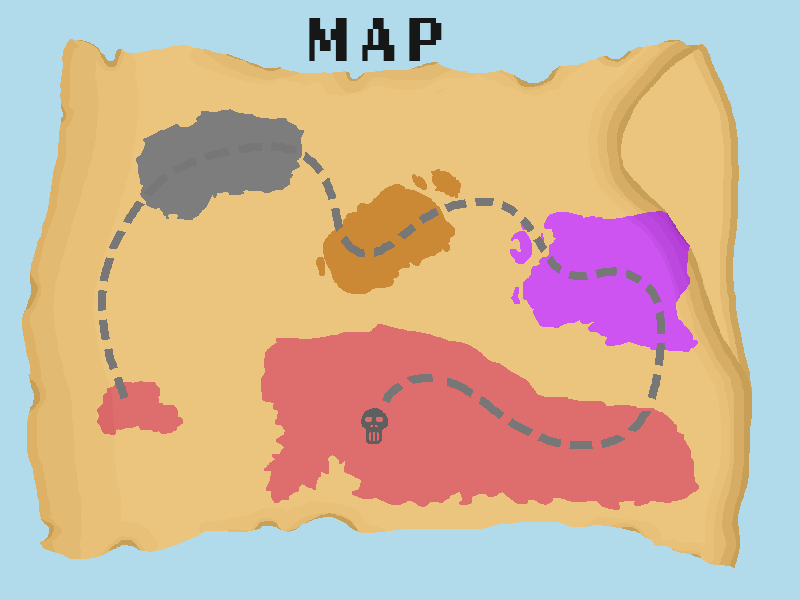
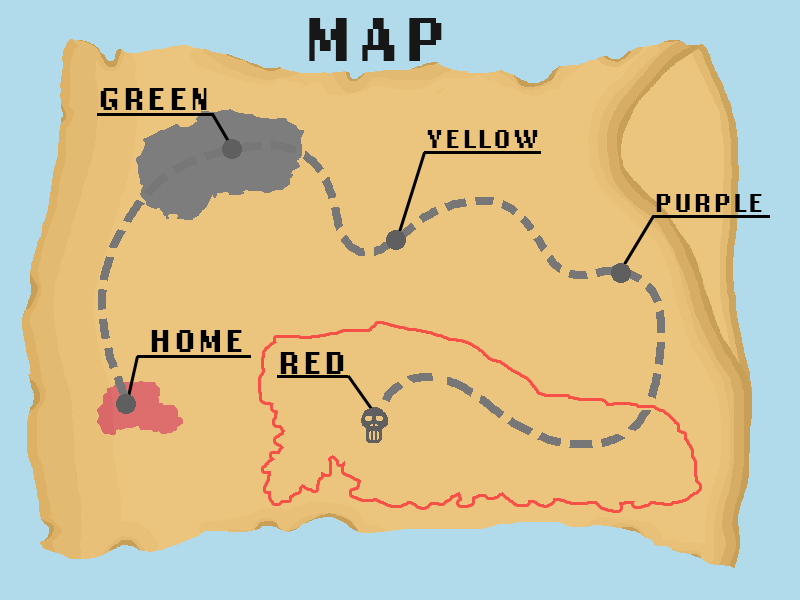
Comparing the layer stacks of the two 800 x 600 images. Changes:
renamed "PATH" to "path FULL", painted on it over 98, 139, 665, 449
added group "RED Indic" with 3 layers above "PURPLE Indic" over 277, 352, 375, 413
added layer "RED" in group "RED Indic" over 280, 352, 344, 374
added layer "Line 2" (1st of 5, in "RED Indic") in group "RED Indic" over 347, 375, 375, 413
added group "PURPLE Indic" with 3 layers above "YELLOW Indic" over 616, 194, 770, 277
added layer "PURPLE" in group "PURPLE Indic" over 656, 194, 762, 212
added layer "Line 2" (2nd of 5, in "PURPLE Indic") in group "PURPLE Indic" over 616, 215, 655, 277
added group "YELLOW Indic" with 3 layers above "GREEN Indic" over 396, 130, 541, 239
added layer "YELLOW" in group "YELLOW Indic" over 427, 130, 538, 148
added layer "Line 2" (3rd of 5, in "YELLOW Indic") in group "YELLOW Indic" over 396, 152, 426, 239
added group "GREEN Indic" with 3 layers above "HOME indic" over 97, 88, 235, 151
added layer "GREEN" in group "GREEN Indic" over 100, 88, 207, 110
added layer "Line 2" (4th of 5, in "GREEN Indic") in group "GREEN Indic" over 211, 113, 235, 151
added group "HOME indic" with 3 layers above "Boss" over 125, 330, 251, 406
added layer "Line 2" (5th of 5, in "HOME indic") in group "HOME indic" over 125, 356, 139, 406
added layer "HOME" in group "HOME indic" over 151, 330, 242, 352
added group "errything" with 10 layers over 97, 88, 770, 513
moved "map top cover" into group "errything", painted on it over 643, 194, 715, 288
moved "Purple" into group "errything" over 510, 211, 698, 352
moved "'yellow'" into group "errything" over 316, 169, 461, 294
moved "Start" into group "errything" over 115, 381, 136, 414
moved "Green" into group "errything" over 136, 109, 304, 215
moved "map" into group "errything" over 97, 88, 752, 513
moved "Layer 0" into group "errything" over 97, 88, 770, 513
…and 5 more changes (5 added)
